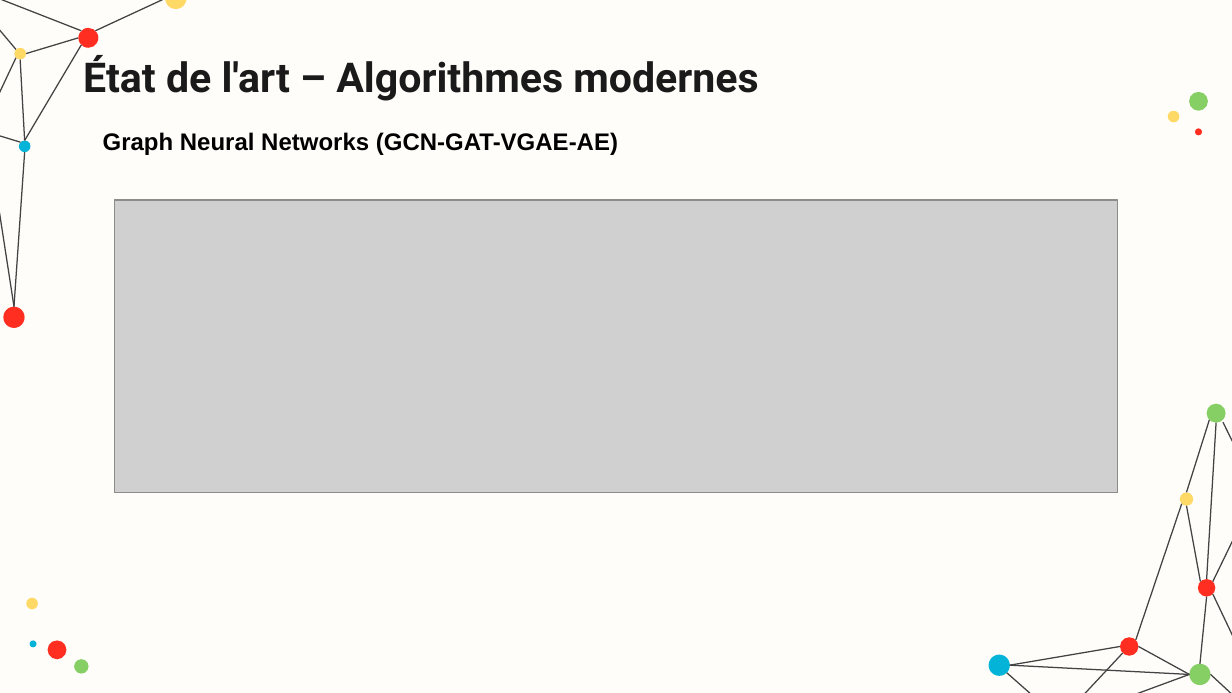
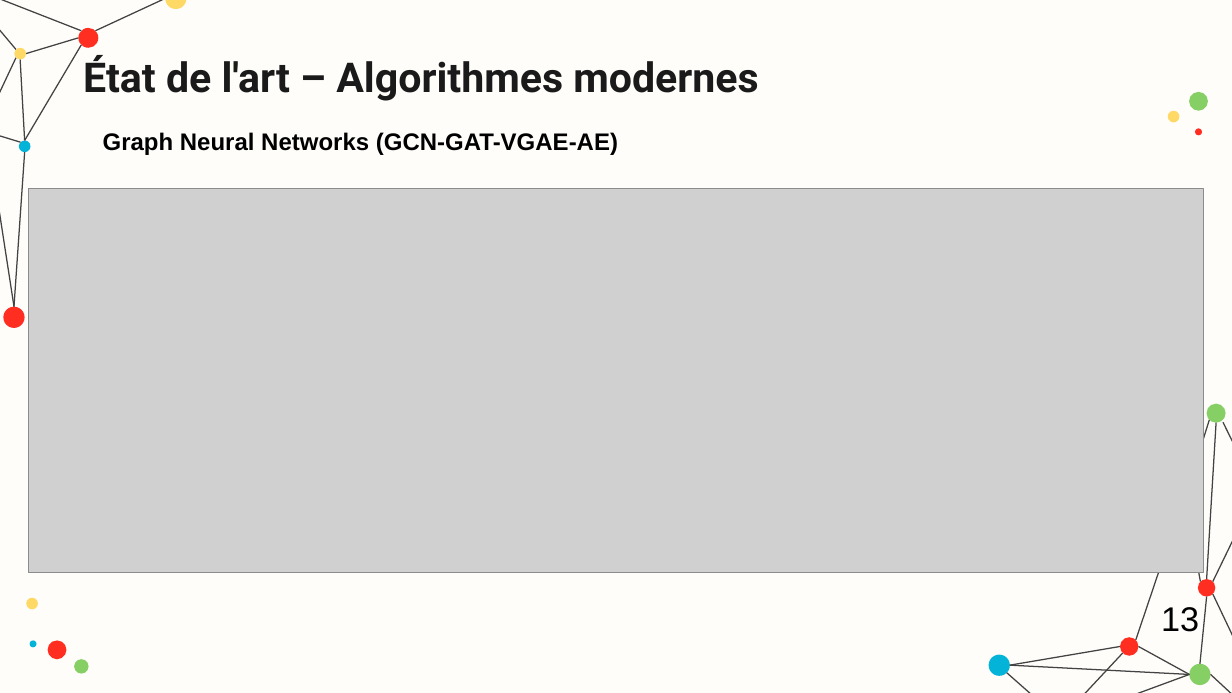
Before and after one commit to hamzamdn077/Master-Project, a slide deck: slide 13 of presentation.pptx. Drawn at 1232x693 pixels with LibreOffice and Linux fonts; fonts in the diff are those of the drawing; grey boxes stand for pictures. Boxes give left, top, right and bottom in pixels: in the first picture for what was removed or moved away, otherwise in the second. Text is boxed around its words. In the diff, an @@ line names an element or a change of style, - is before the commit and + after.

```diff
--- a/presentation.pptx
+++ b/presentation.pptx
@@ picture: place and size @@
-picture at box(115, 200, 1119, 493)
+picture at box(28, 188, 1202, 573)
@@ ellipse removed at box(1180, 493, 1194, 506) @@
@@ text added at box(1161, 607, 1199, 632), 20 pt, text #000000 @@
+13
```
Also in this commit, not shown: 27 other slides changed, 2 slides removed, 1 other file.
